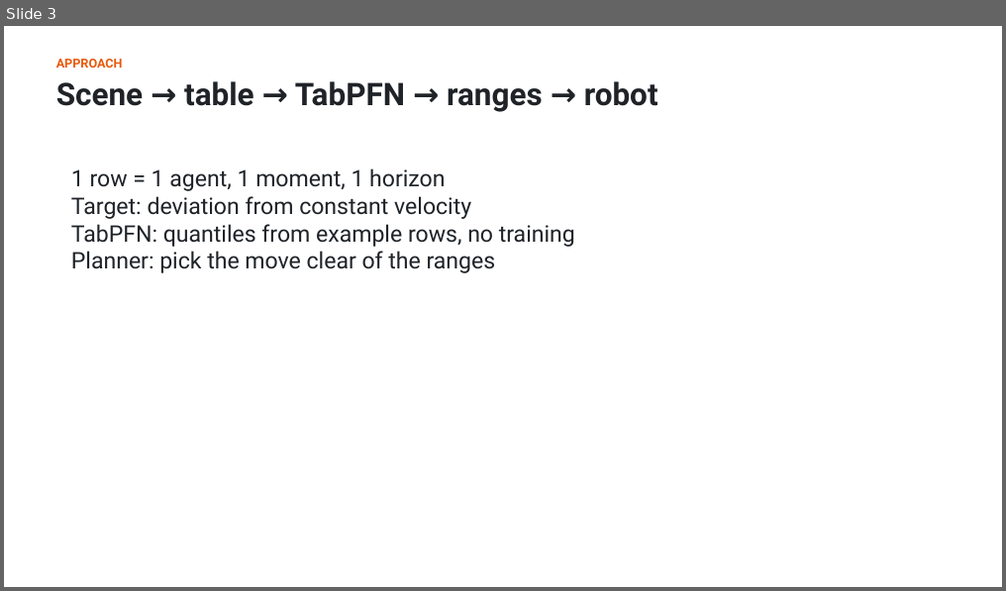
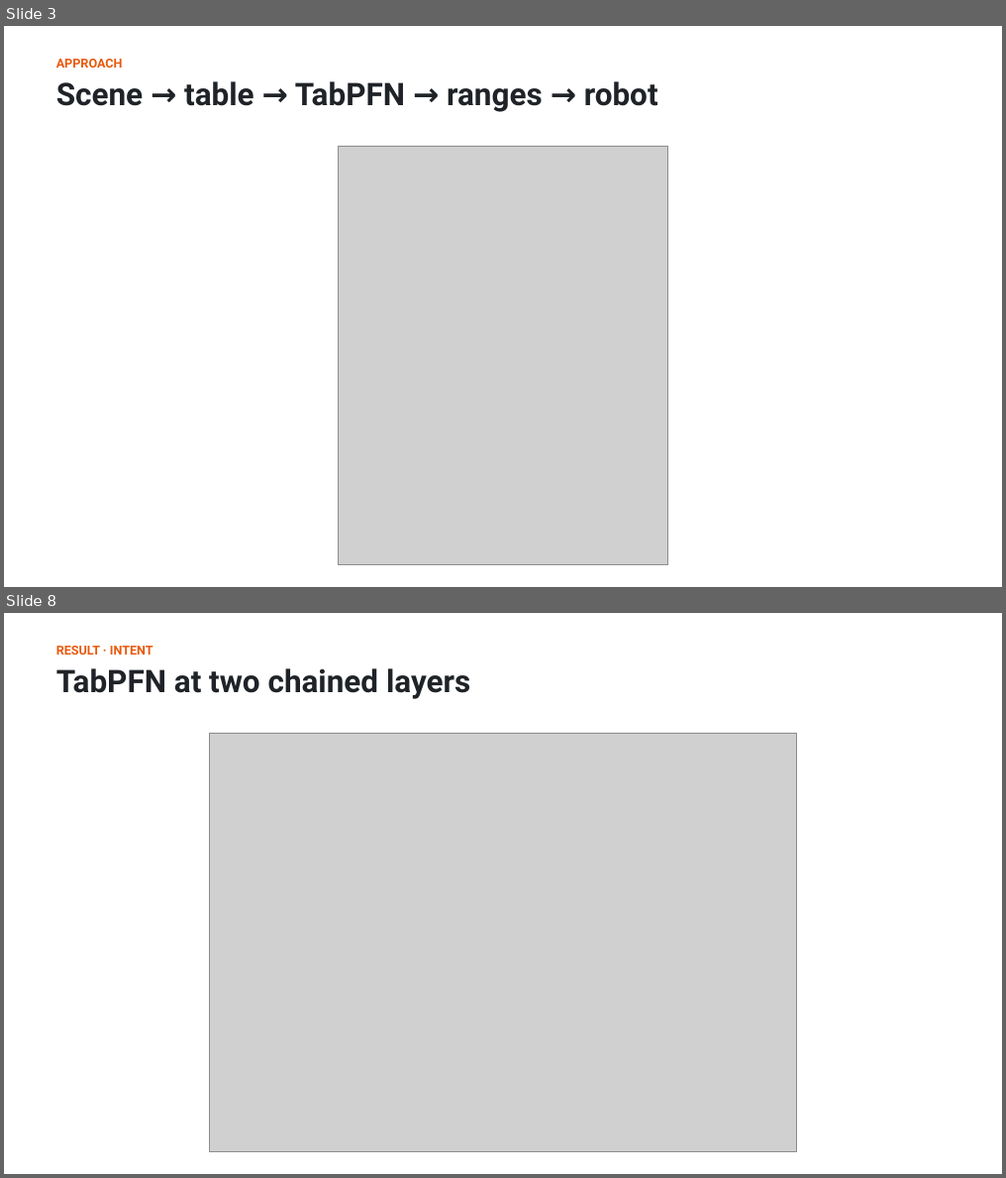
Before and after one commit to shiinalight/Foresight, a slide deck: deck/Foresight.pptx. Shown one above the other, each under a label of ours: slide 3 before the commit, slides 3 and 8 after it; the slides between them are not shown. The pictures are 1006x591 and 1006x1178 pixels, drawn with LibreOffice and Linux fonts; fonts in the diff are those of the drawing; grey boxes stand for pictures. Boxes give left, top, right and bottom in pixels: in the first picture for what was removed or moved away, otherwise in the second. Text is boxed around its words. In the diff, an @@ line names an element or a change of style, - is before the commit and + after.

```diff
--- a/deck/Foresight.pptx
+++ b/deck/Foresight.pptx
@@ slide 8 added at (x1=4, y1=613, x2=1002, y2=1174), background #FFFFFF @@
@@ text added at (x1=56, y1=646, x2=153, y2=655), 12 pt, text #E8590C, bold @@
+RESULT · INTENT
@@ text added at (x1=56, y1=668, x2=470, y2=699), 30 pt, text #1F2328, bold @@
+TabPFN at two chained layers
@@ picture added at (x1=210, y1=733, x2=797, y2=1152) @@
@@ slide 3 changed as well @@
@@ text removed at (x1=71, y1=169, x2=575, y2=274) @@
-1 row = 1 agent, 1 moment, 1 horizon
-Target: deviation from constant velocity
-TabPFN: quantiles from example rows, no training
-Planner: pick the move clear of the ranges
@@ picture added at (x1=338, y1=146, x2=668, y2=565) @@
```
Also in this commit, not shown: 3 other slides changed, 8 other slides added, 12 slides removed, 3 other files.
